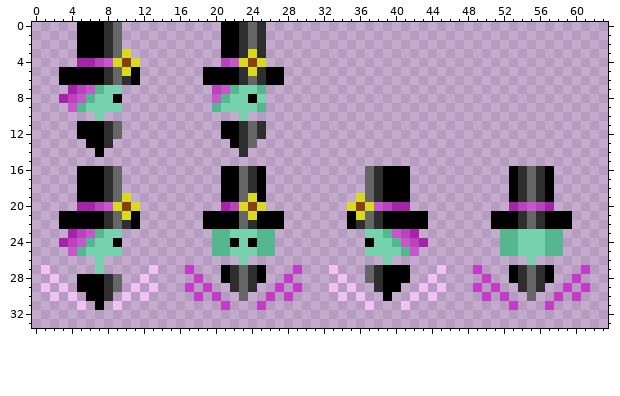
File history of a pixel-art sprite, img/guy.png. The first picture shows the starting point.
The file is 64x48 pixels. Pixels under 10% opacity are left out. Shown: x 0..63, y 0..33.
And afterwards:
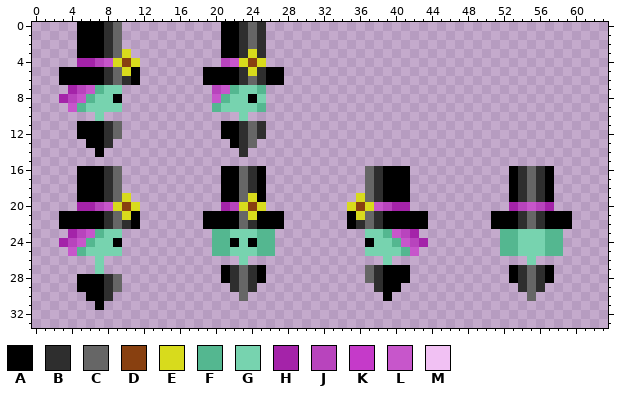
Palette (. is transparent): A #000000  B #2e2e2e  C #666666  D #884010  E #d8db1c  F #54b790  G #77d3af  H #a423a9  J #b844bd  K #c53ac9  L #c756cb  M #f1c1f3
Difference:
Changed rows in their new state; - is an unchanged pixel.
first column x 1:
27 .-----------.---.-----------.---.-----------.---.-----------.
28 -.---------.-----.---------.-----.---------.-----.---------.-
29 .-.-------.-.---.-.-------.-.---.-.-------.-.---.-.-------.-.
30 -.-.-----.-.-----.-.-----.-.-----.-.-----.-.-----.-.-----.-.-
31 ----.---.-----------.---.-----------.---.-----------.---.----
Where, in picture pixels (left, top, right, bottom), the same in both pictures:
erased: (41, 265, 86, 310)
erased: (113, 265, 302, 310)
erased: (329, 265, 518, 310)
erased: (545, 265, 590, 310)
